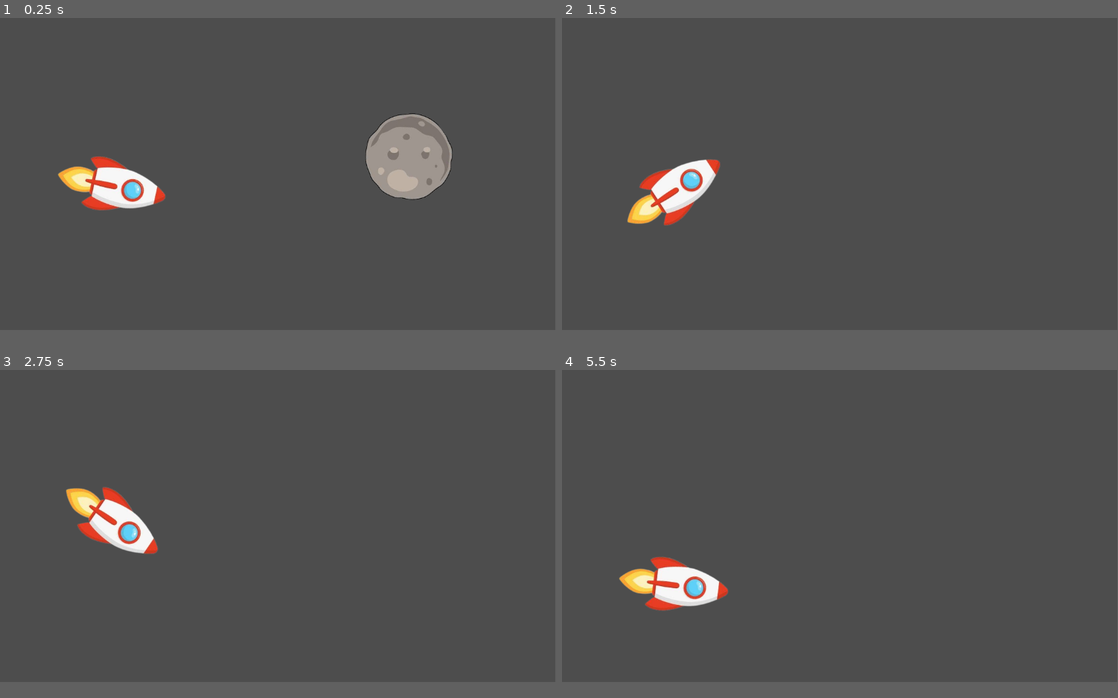
Above: before the commit, frames 1-4 (two rows, left to right).
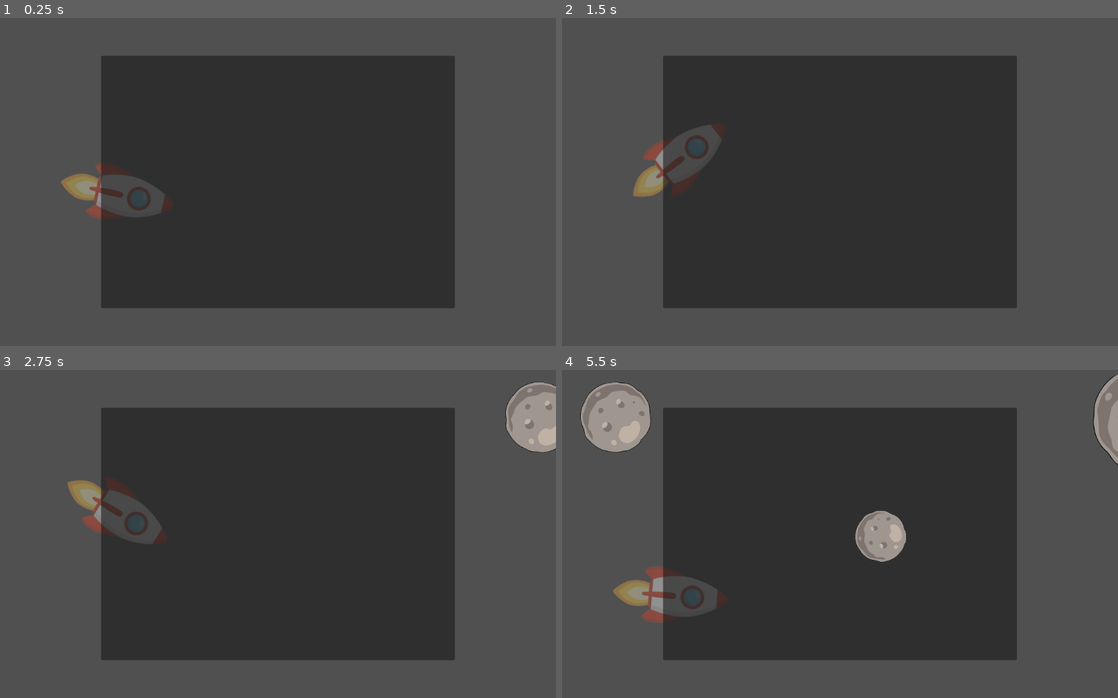
Above: after the commit, the same moments.

Repository: ZYX-2727/Orbiter
Game: Godot game, scene res://scenes/main.tscn
Same seed, same stepped clock (60 frames per second), same inputs: the game is played once before the commit and once after it.
Inputs:
- Up to frame 1 (0.25 s): no input
- Up to frame 2 (1.5 s): hold Up (up) from 0.53 s (still down)
- Up to frame 3 (2.75 s): release Up (up) at 2.03 s
- Up to frame 4 (5.5 s): hold Up (up) 2.78-4.28 s; tap Up (up) at 4.52 s; hold Up (up) from 5.03 s (still down)
The window is 799x449 before the commit and 800x472 after it. Grey fills any space a smaller window leaves; there, only what the larger window draws over its background counts as a difference.

The runs differ from the first frame. In frame 1, 49% of the frame differs, in the area x 10-82%, y 11-89%; in frame 2, 49%; in frame 3, 51%; in frame 4, 53%, in the area x 3-100%, y 1-89%.

Commit message:
add astroid spawning & tweak speeds

Diff:
--- a/project.godot
+++ b/project.godot
@@ -15,6 +15,12 @@
 config/features=PackedStringArray("4.6", "Forward Plus")
 config/icon="res://assets/icon.svg"
 
+[display]
+
+window/size/viewport_width=1100
+window/size/viewport_height=650
+window/stretch/mode="viewport"
+
 [input]
 
 up={
@@ -30,6 +36,7 @@
 2d_physics/layer_1="Asteroid"
 2d_physics/layer_2="Walls"
 2d_physics/layer_3="Collectables"
+2d_physics/layer_4="GapSpace"
 
 [physics]
 
--- a/scenes/asteroid.tscn
+++ b/scenes/asteroid.tscn
@@ -6,7 +6,7 @@
 [sub_resource type="CircleShape2D" id="CircleShape2D_akfqu"]
 radius = 140.22838
 
-[node name="Asteroid" type="CharacterBody2D" unique_id=416727784]
+[node name="Asteroid" type="StaticBody2D" unique_id=1788460703]
 collision_mask = 0
 script = ExtResource("1_6mo6b")
 
--- a/scenes/main.tscn
+++ b/scenes/main.tscn
@@ -1,12 +1,14 @@
 [gd_scene format=3 uid="uid://b3fxsaoywlfvi"]
 
+[ext_resource type="Script" uid="uid://d1rmjdfox838f" path="res://scripts/main.gd" id="1_0wfyh"]
 [ext_resource type="PackedScene" uid="uid://dcpnvrcfwsbjb" path="res://scenes/player.tscn" id="1_o5qli"]
-[ext_resource type="PackedScene" uid="uid://co8mn3kjjajqv" path="res://scenes/asteroid.tscn" id="2_0wfyh"]
+[ext_resource type="PackedScene" uid="uid://b1d8oy20j5d1r" path="res://scenes/menu.tscn" id="3_sugp2"]
 
 [sub_resource type="RectangleShape2D" id="RectangleShape2D_o5qli"]
 size = Vector2(1160, 20)
 
 [node name="Main" type="Node2D" unique_id=898456584]
+script = ExtResource("1_0wfyh")
 
 [node name="Player" parent="." unique_id=409255580 instance=ExtResource("1_o5qli")]
 position = Vector2(231, 316)
@@ -16,7 +18,7 @@
 collision_mask = 0
 
 [node name="CollisionShape2D" type="CollisionShape2D" parent="StaticBody2D" unique_id=1700639126]
-position = Vector2(570, 0)
+position = Vector2(537, -9)
 shape = SubResource("RectangleShape2D_o5qli")
 
 [node name="StaticBody2D2" type="StaticBody2D" parent="." unique_id=1218814502]
@@ -24,8 +26,7 @@
 collision_mask = 0
 
 [node name="CollisionShape2D" type="CollisionShape2D" parent="StaticBody2D2" unique_id=1343456613]
-position = Vector2(579, 648)
+position = Vector2(516, 658)
 shape = SubResource("RectangleShape2D_o5qli")
 
-[node name="Asteroid" parent="." unique_id=416727784 instance=ExtResource("2_0wfyh")]
-position = Vector2(1083, 288)
+[node name="Menu" parent="." unique_id=686618189 instance=ExtResource("3_sugp2")]
--- /dev/null
+++ b/scenes/menu.tscn
@@ -0,0 +1,16 @@
+[gd_scene format=3 uid="uid://b1d8oy20j5d1r"]
+
+[node name="Menu" type="Node2D" unique_id=686618189]
+
+[node name="ColorRect" type="ColorRect" parent="." unique_id=1186990298]
+offset_left = -43.0
+offset_top = -26.0
+offset_right = 1236.0
+offset_bottom = 668.0
+color = Color(0.32, 0.32, 0.32, 0.61960787)
+
+[node name="Panel" type="Panel" parent="." unique_id=925966109]
+offset_left = 200.0
+offset_top = 75.0
+offset_right = 900.0
+offset_bottom = 575.0
--- a/scripts/asteroid.gd
+++ b/scripts/asteroid.gd
@@ -1,17 +1,16 @@
-extends CharacterBody2D
+extends StaticBody2D
 
-var SPEED
+const SPEED = 350
 var SCALE
 var ROTATION
 
 func _ready() -> void:
-	SPEED = randi_range(100, 1000) # In px/sec
-	SCALE = randf_range(0.3, 1.5)
+	#SPEED = 200
+	SCALE = randf_range(0.3, 0.8)
 	scale = Vector2(SCALE, SCALE)
-	ROTATION = randf_range(-10, 10)
+	ROTATION = randf_range(-3, 3)
 
 func _physics_process(delta: float) -> void:
 	rotation_degrees += ROTATION
-	velocity.x = -SPEED
 
-	move_and_slide()
+	position.x -= SPEED * delta
--- /dev/null
+++ b/scripts/main.gd
@@ -0,0 +1,19 @@
+extends Node2D
+
+var time_passed: float = 0
+var between_asteroids = 1.5
+var asteroid_pre: PackedScene
+
+# Called when the node enters the scene tree for the first time.
+func _ready() -> void:
+	asteroid_pre = preload("res://scenes/asteroid.tscn")
+
+
+# Called every frame. 'delta' is the elapsed time since the previous frame.
+func _process(delta: float) -> void:
+	time_passed += delta
+	if time_passed > between_asteroids:
+		time_passed -= between_asteroids
+		var new_asteroid = asteroid_pre.instantiate()
+		new_asteroid.position = Vector2(1500, randi_range(50, 600))
+		add_child(new_asteroid)
--- a/scripts/player.gd
+++ b/scripts/player.gd
@@ -14,6 +14,6 @@
 		velocity.y -= ACCELERATION * delta
 
 	#if not is_on_floor() and not is_on_ceiling():
-	$Texture.rotation_degrees = (velocity.y / 20)
+	rotation_degrees = (velocity.y / 20) + 90
 
 	move_and_slide()
Not shown, added: scripts/main.gd.uid
